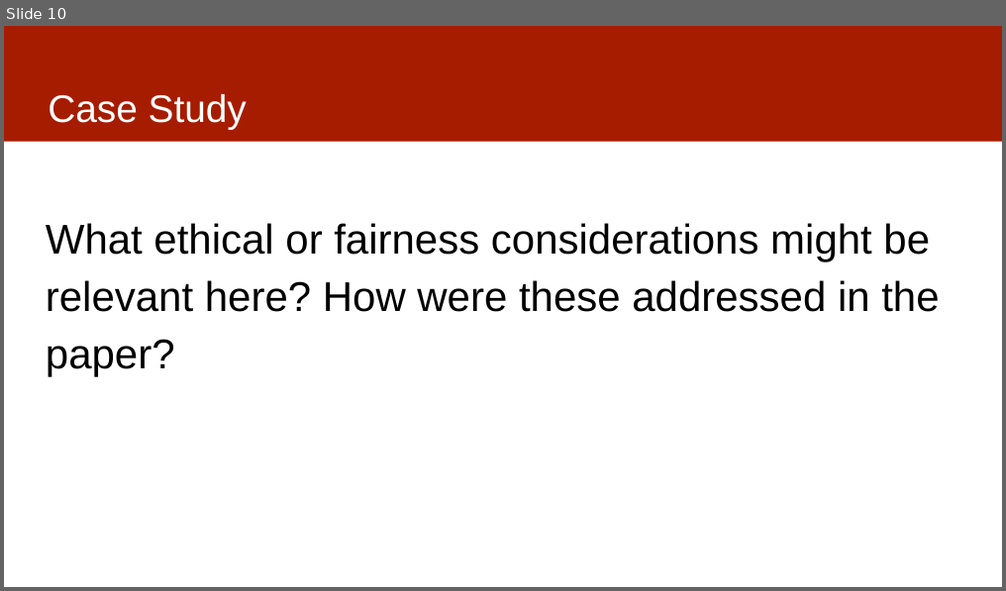
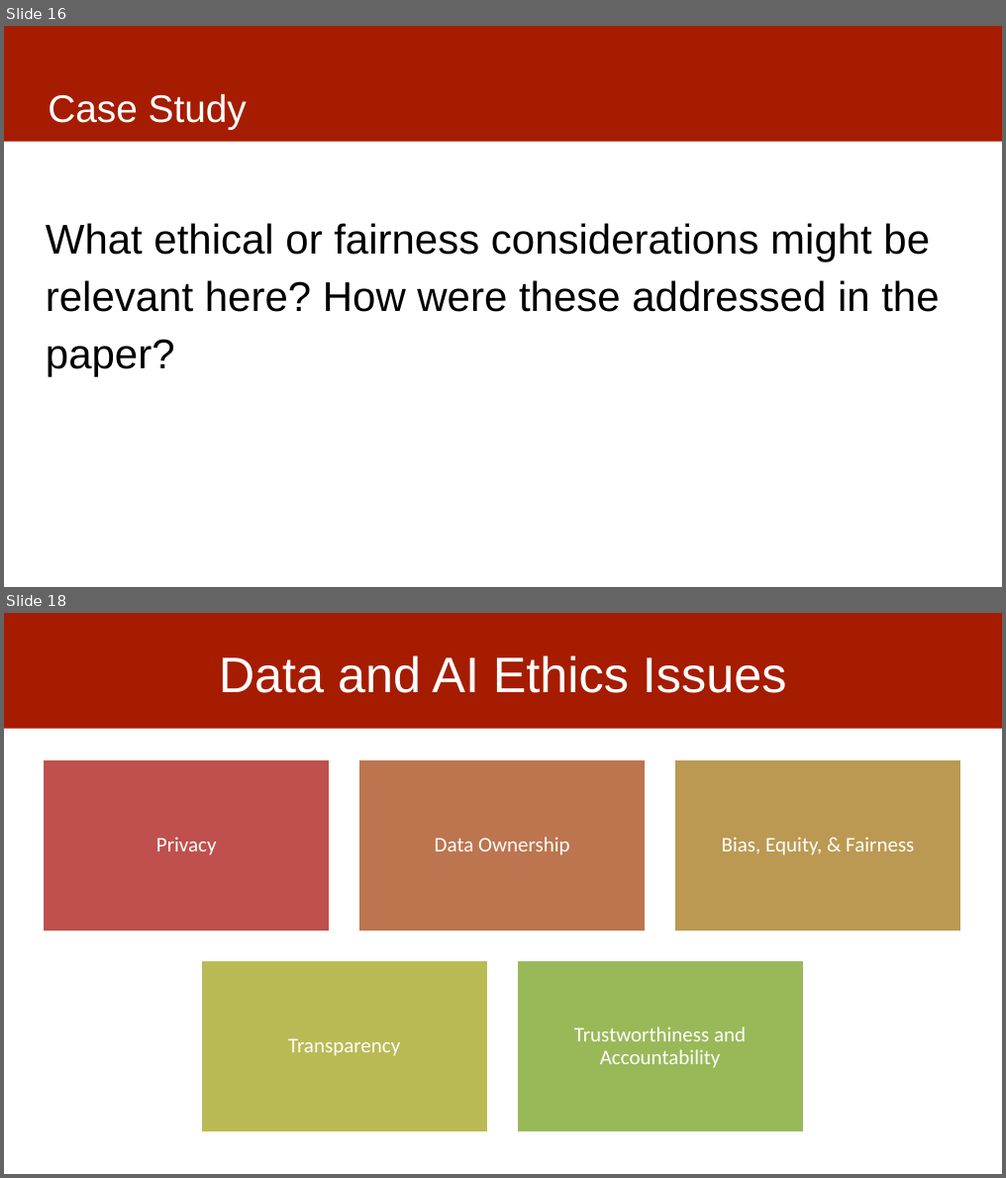
Before and after one commit to dssg/mlforpublicpolicylab, a slide deck: Lectures/03-casestudies.pptx. Shown one above the other, each under a label of ours: slide 10 before the commit, slides 16 and 18 after it; the slides between them are not shown. The pictures are 1006x591 and 1006x1178 pixels, drawn with LibreOffice and Linux fonts; fonts in the diff are those of the drawing. Boxes give left, top, right and bottom in pixels: in the first picture for what was removed or moved away, otherwise in the second. Text is boxed around its words. In the diff, an @@ line names an element or a change of style, - is before the commit and + after.

```diff
--- a/Lectures/03-casestudies.pptx
+++ b/Lectures/03-casestudies.pptx
@@ slide 18 added at (x1=4, y1=613, x2=1002, y2=1174), background #FFFFFF; not listed: 1 template element that a slide beside it also shows @@
@@ title added at (x1=219, y1=656, x2=787, y2=693), 48 pt, text #FFFFFF @@
+Data and AI Ethics Issues
@@ group added at (x1=43, y1=760, x2=962, y2=1133): 5 rectangles, 5 texts @@
+Privacy
+Data Ownership
+Bias, Equity, & Fairness
+Transparency
+Trustworthiness and Accountability
@@ what was slide 10 is now slide 16 @@
```
Also in this commit, not shown: 2 slides changed, 7 other slides added.
